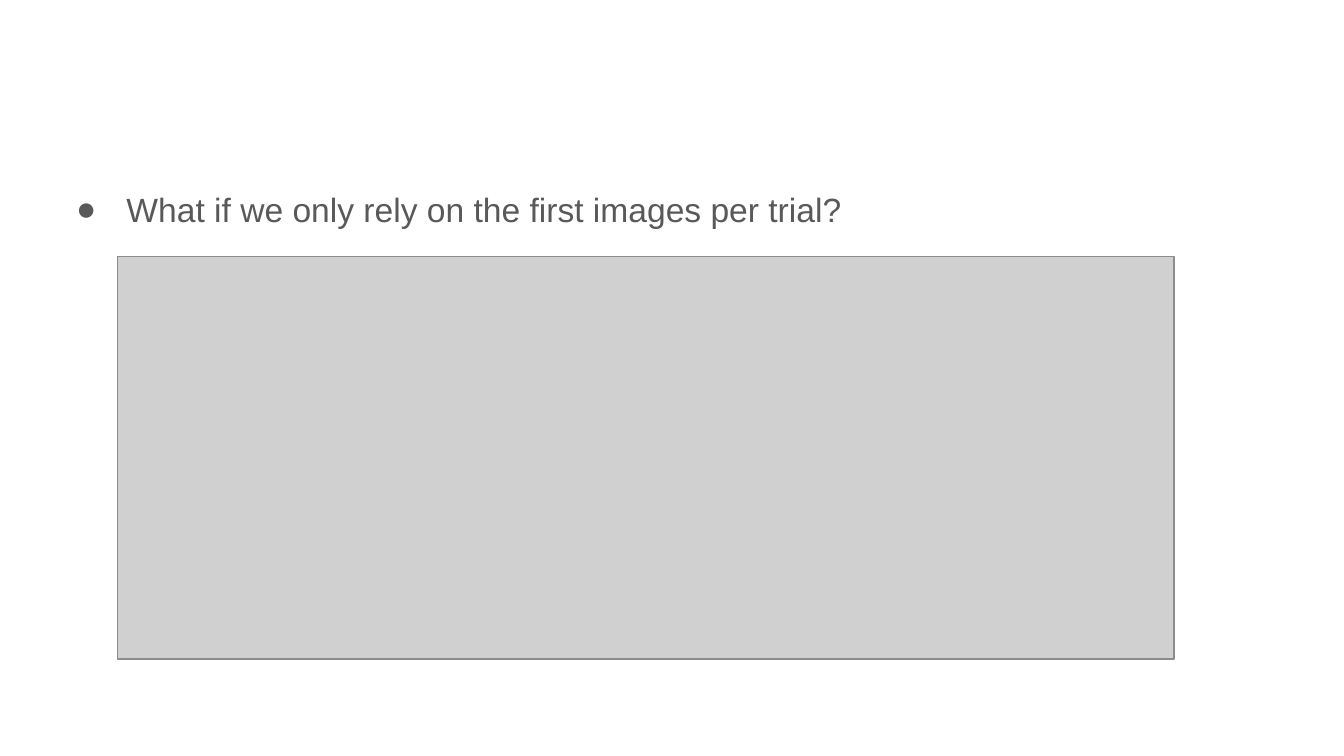
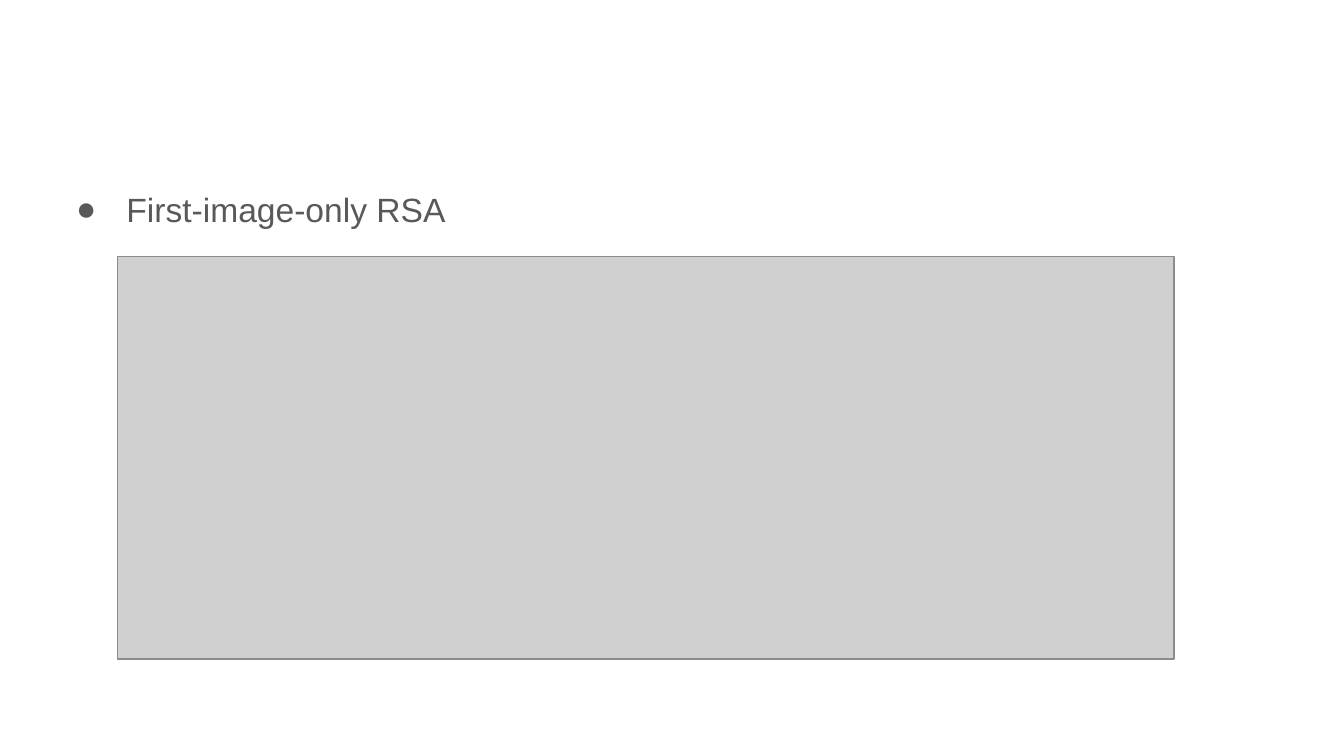
Before and after one commit to QingfangLiu/project-spcd, a slide deck: slide 6 of docs/SPCD fMRI results lab meeting.pptx. Drawn at 1344x756 pixels with LibreOffice and Linux fonts; fonts in the diff are those of the drawing; grey boxes stand for pictures. Boxes give left, top, right and bottom in pixels: in the first picture for what was removed or moved away, otherwise in the second. Text is boxed around its words. In the diff, an @@ line names an element or a change of style, - is before the commit and + after.

```diff
--- a/docs/SPCD fMRI results lab meeting.pptx
+++ b/docs/SPCD fMRI results lab meeting.pptx
@@ text at (126,197,445,228): text changed @@
-● What if we only rely on the first images per trial?
+● First-image-only RSA
```
Also in this commit, not shown: 13 other slides changed.
